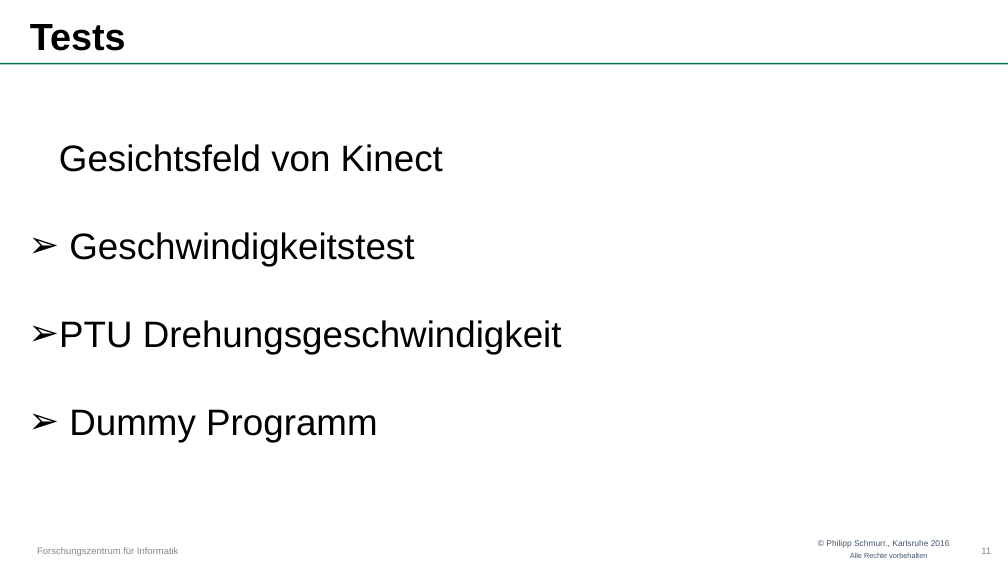
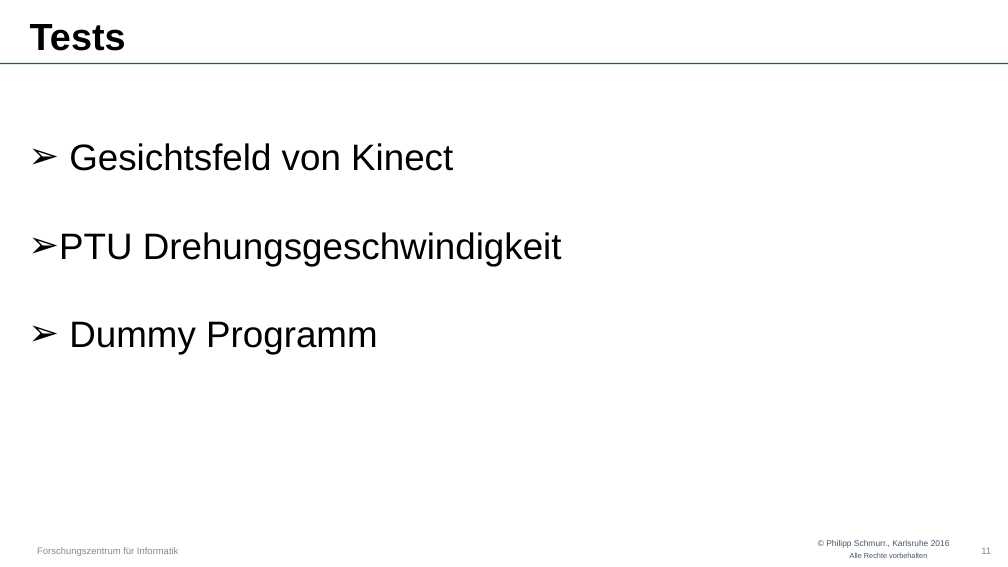
Before and after one commit to OtonoKakuei/robprak1516-documentation, a slide deck: slide 11 of robprak1516-presentation-vision.pptx. Drawn at 1008x567 pixels with LibreOffice and Linux fonts; fonts in the diff are those of the drawing; background and template pictures are left out. Boxes give left, top, right and bottom in pixels: in the first picture for what was removed or moved away, otherwise in the second. Text is boxed around its words. In the diff, an @@ line names an element or a change of style, - is before the commit and + after.

```diff
--- a/robprak1516-presentation-vision.pptx
+++ b/robprak1516-presentation-vision.pptx
@@ text at [69, 143, 453, 171]: bullet none to ➢ @@
@@ text at [69, 232, 414, 266]: paragraph removed @@
-➢ Geschwindigkeitstest
```
Also in this commit, not shown: 5 other slides changed.
